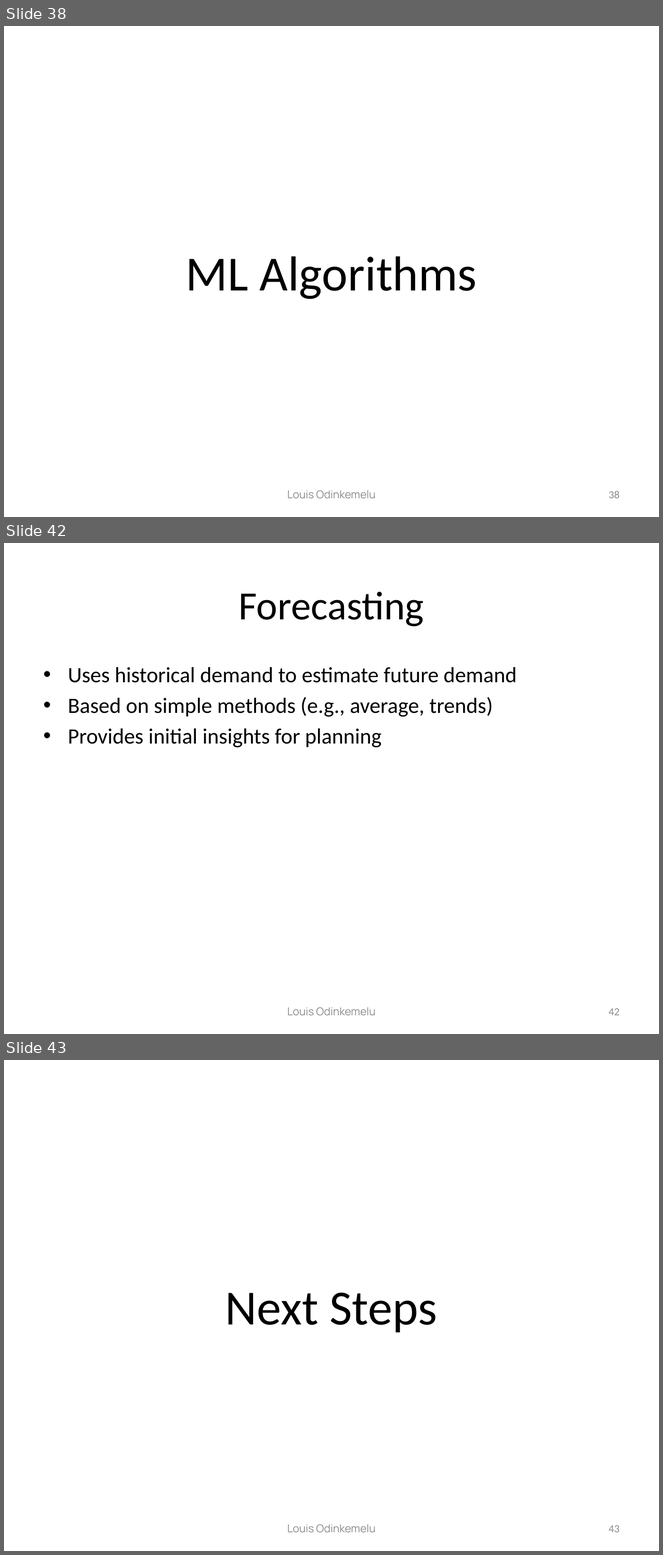
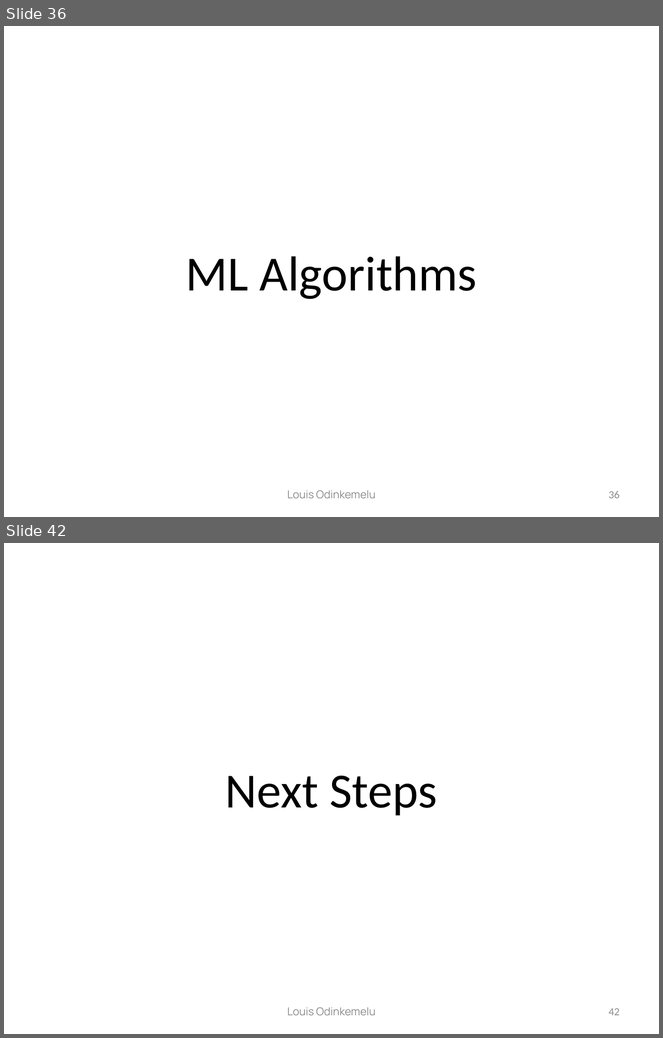
Before and after one commit to MayZinKo/Demand_Management_Industrial_Analytics_Project, a slide deck: Demand_Management_Presentation.pptx. Shown one above the other, each under a label of ours: slides 38, 42 and 43 before the commit, slides 36 and 42 after it; the slides between them are not shown. The pictures are 663x1555 and 663x1038 pixels, drawn with LibreOffice and Linux fonts; fonts in the diff are those of the drawing. Boxes give left, top, right and bottom in pixels: in the first picture for what was removed or moved away, otherwise in the second. Text is boxed around its words. In the diff, an @@ line names an element or a change of style, - is before the commit and + after.

```diff
--- a/Demand_Management_Presentation.pptx
+++ b/Demand_Management_Presentation.pptx
@@ slide 42 removed at (x1=4, y1=543, x2=659, y2=1034), background #FFFFFF @@
@@ title removed at (x1=239, y1=591, x2=424, y2=627) @@
-Forecasting
@@ text removed at (x1=68, y1=667, x2=517, y2=748) @@
-• Uses historical demand to estimate future demand
-• Based on simple methods (e.g., average, trends)
-• Provides initial insights for planning
@@ text removed at (x1=287, y1=1007, x2=375, y2=1016) @@
-Louis Odinkemelu
@@ page number removed at (x1=609, y1=1008, x2=620, y2=1016) @@
-42
@@ what was slide 38 is now slide 36 @@
@@ page number at (x1=609, y1=491, x2=620, y2=499): text changed @@
-38
+36
@@ what was slide 43 is now slide 42 @@
@@ page number at (x1=609, y1=1008, x2=620, y2=1016): text changed @@
-43
+42
```
Also in this commit, not shown: 10 slides changed, 5 slides added, 5 other slides removed, 1 other file.
